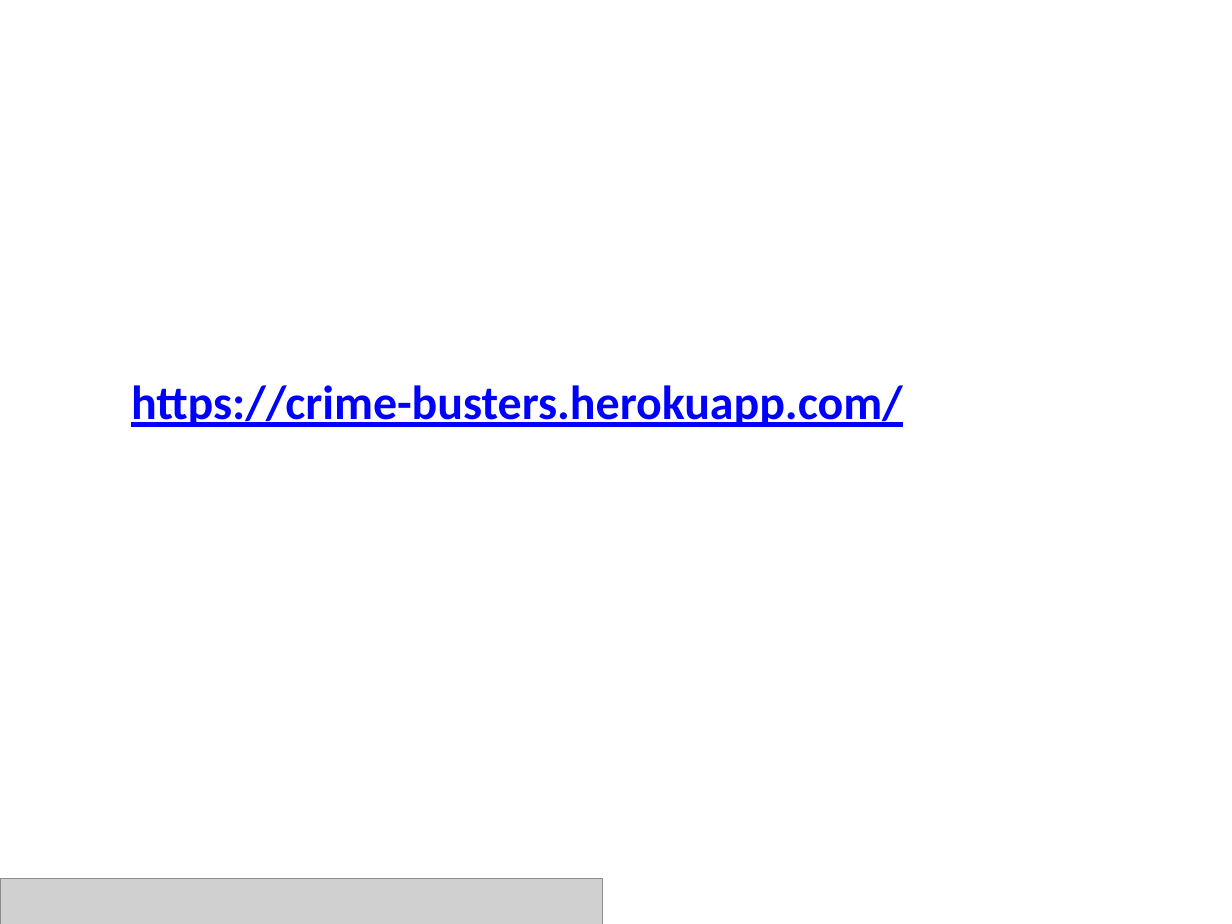
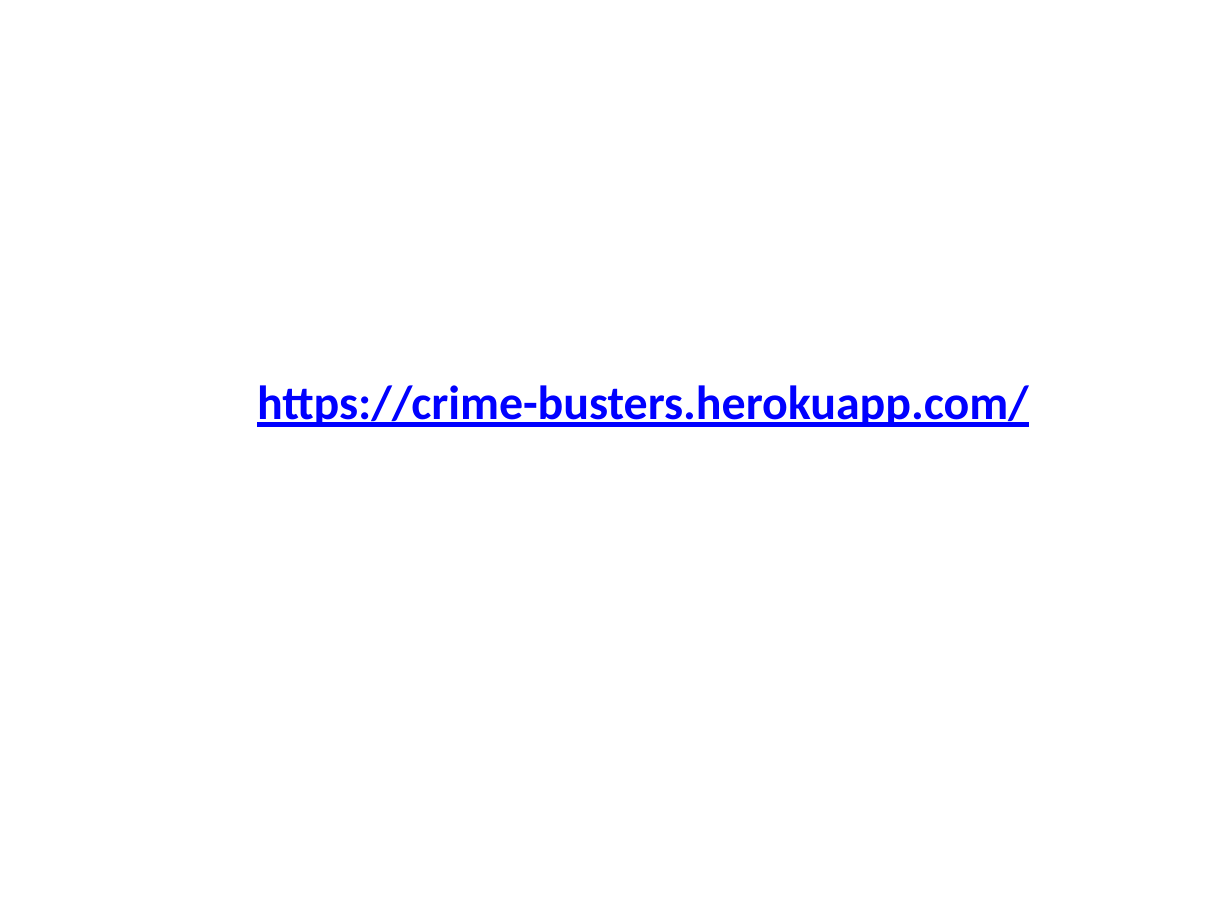
Before and after one commit to PetraLee2019/Crime-Anyltics, a slide deck: slide 7 of Crime_Busters_Presentation.pptx (slide 6 before the commit). Drawn at 1232x924 pixels with LibreOffice and Linux fonts; fonts in the diff are those of the drawing; grey boxes stand for pictures; background and template pictures are left out. Boxes give left, top, right and bottom in pixels: in the first picture for what was removed or moved away, otherwise in the second. Text is boxed around its words. In the diff, an @@ line names an element or a change of style, - is before the commit and + after.

```diff
--- a/Crime_Busters_Presentation.pptx
+++ b/Crime_Busters_Presentation.pptx
@@ text "https://crime-busters.herokuapp.com/" at (257,385,1029,427): alignment left to centre @@
@@ picture removed at (0,878,602,924) @@
```
Also in this commit, not shown: 5 other slides changed, 4 other files.
